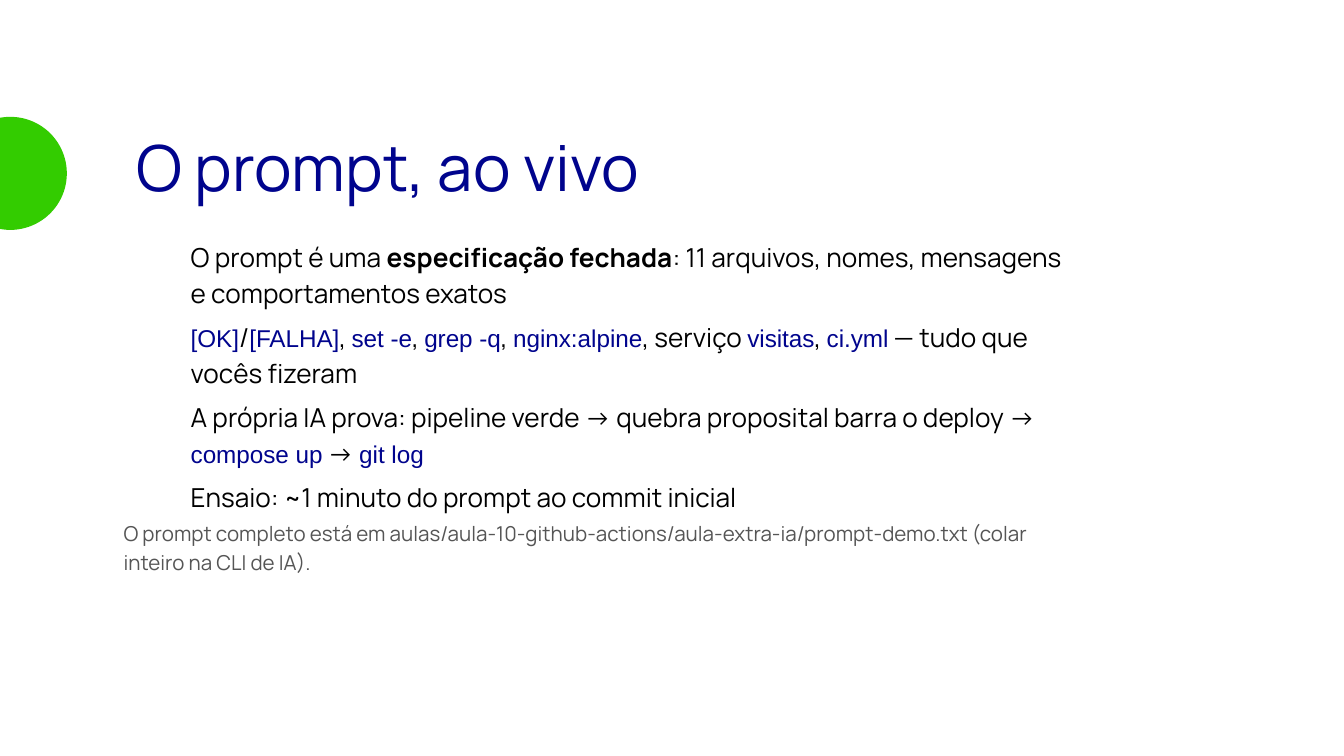
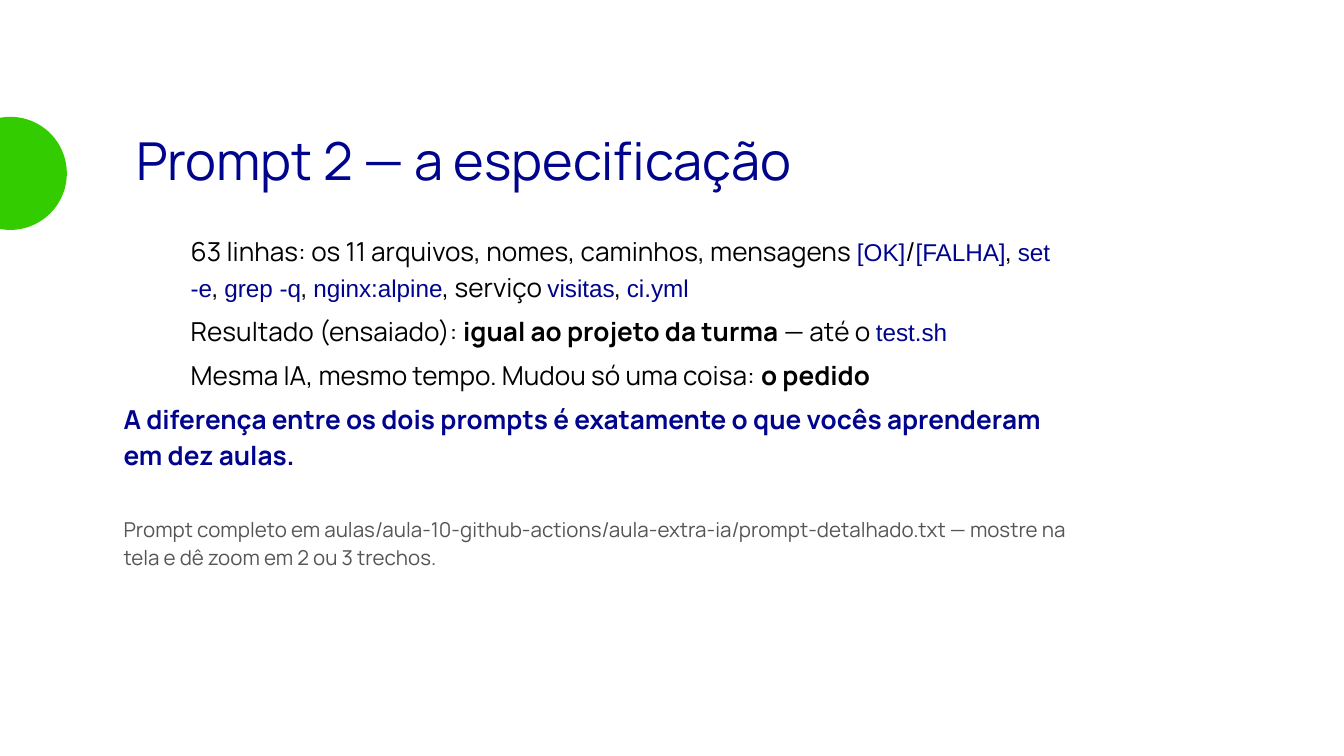
Before and after one commit to matera-vrn/bootcamp-devops-2026, a slide deck: slide 5 of aulas/aula-10-github-actions/aula-extra-ia/slides/aula-extra.odp (slide 3 before the commit). Drawn at 1344x756 pixels with LibreOffice and Linux fonts; fonts in the diff are those of the drawing; background and template pictures are left out. Boxes give left, top, right and bottom in pixels: in the first picture for what was removed or moved away, otherwise in the second. Text is boxed around its words. In the diff, an @@ line names an element or a change of style, - is before the commit and + after.

```diff
--- a/aulas/aula-10-github-actions/aula-extra-ia/slides/aula-extra.odp
+++ b/aulas/aula-10-github-actions/aula-extra-ia/slides/aula-extra.odp
@@ text at bbox=[136, 141, 791, 193]: text changed; size 34 to 28 pt @@
-O prompt, ao vivo
+Prompt 2 — a especificação
@@ text at bbox=[124, 241, 1050, 466]: text changed @@
-● O prompt é uma especificação fechada: 11 arquivos, nomes, mensagens e comportamentos exatos
-● [OK]/[FALHA], set -e, grep -q, nginx:alpine, serviço visitas, ci.yml — tudo que vocês fizeram
-● A própria IA prova: pipeline verde → quebra proposital barra o deploy → compose up → git log
-● Ensaio: ~1 minuto do prompt ao commit inicial
+● 63 linhas: os 11 arquivos, nomes, caminhos, mensagens [OK]/[FALHA], set -e, grep -q, nginx:alpine, serviço visitas, ci.yml
+● Resultado (ensaiado): igual ao projeto da turma — até o test.sh
+● Mesma IA, mesmo tempo. Mudou só uma coisa: o pedido
+A diferença entre os dois prompts é exatamente o que vocês aprenderam em dez aulas.
@@ text at bbox=[124, 522, 1066, 566]: text changed @@
-O prompt completo está em aulas/aula-10-github-actions/aula-extra-ia/prompt-demo.txt (colar inteiro na CLI de IA).
+Prompt completo em aulas/aula-10-github-actions/aula-extra-ia/prompt-detalhado.txt — mostre na tela e dê zoom em 2 ou 3 trechos.
```
Also in this commit, not shown: 2 other slides changed, 2 slides added, 13 other files.
